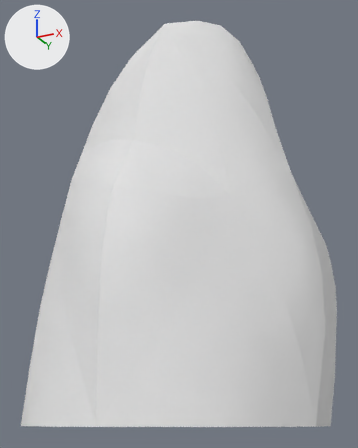
The FBX model Assets/Models/World/Environment/UnityRocks/rock_h.fbx: old version first, new version second.
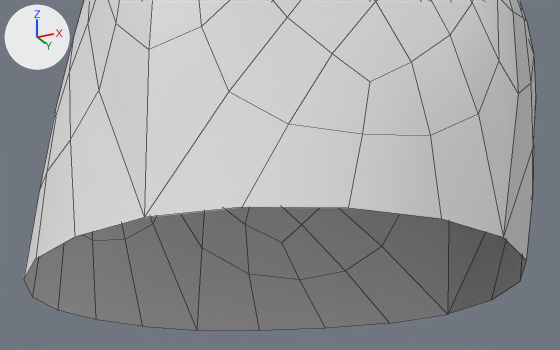
There are two pictures of each version: one whole from a 50 mm lens placed at (0.634, -1.184, -0.195), pointed at (0.008, 0.067, 0.367), one close up from a 50 mm lens placed at (0.56, -1.035, -0.494), pointed at (-0.048, 0.18, 0.053). The lights are fixed; the arrows at upper left show +X, +Y and +Z. The close-ups show mesh edges as thin lines. Where no turn or scale is listed for an object, it has been applied to the vertices.

The first close-up shows 'rock_h'.
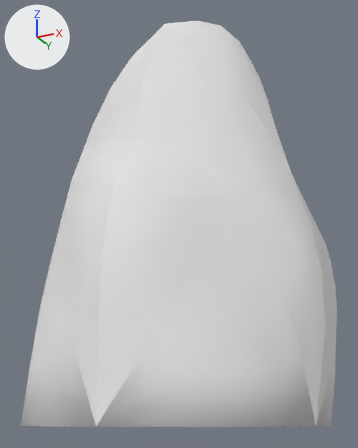
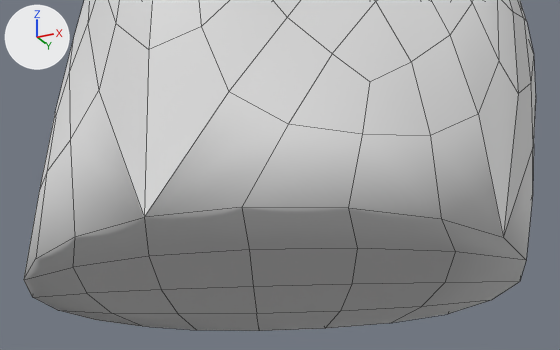
Where the change shows, as pixel boxes [x1, y1, x2, y2] in the close-ups (560 x 350 px):
```json
{"part": 1, "of": "me_untitled_001", "change": "added", "after": [24, 207, 526, 331]}
```

Edits to the scene script, one JSON object a line:
```json
{"block": "me_untitled_001", "where": "# used by ob_rock_h; location = (0.0, 0.0, 0.0)"}
{"op": "remove", "block": "me_untitled_001", "code": "me_untitled_001.from_pydata(...)  # 383 vertices, 372 faces; spans x -0.411..0.445, y -0.348..0.462, z -0.2..0.995"}
{"op": "add", "block": "me_untitled_001", "code": "me_untitled_001.from_pydata(...)  # 398 vertices, 396 faces; spans x -0.411..0.445, y -0.348..0.462, z -0.2..0.995"}
{"block": "me_untitled_001", "change": "me_untitled_001 part 1"}
{"block": "me_untitled_001", "change": "15 vertices are added at x -0.34..0.319, y -0.198..0.282, z -0.2"}
{"block": "me_untitled_001", "change": "24 new faces join them"}
```
